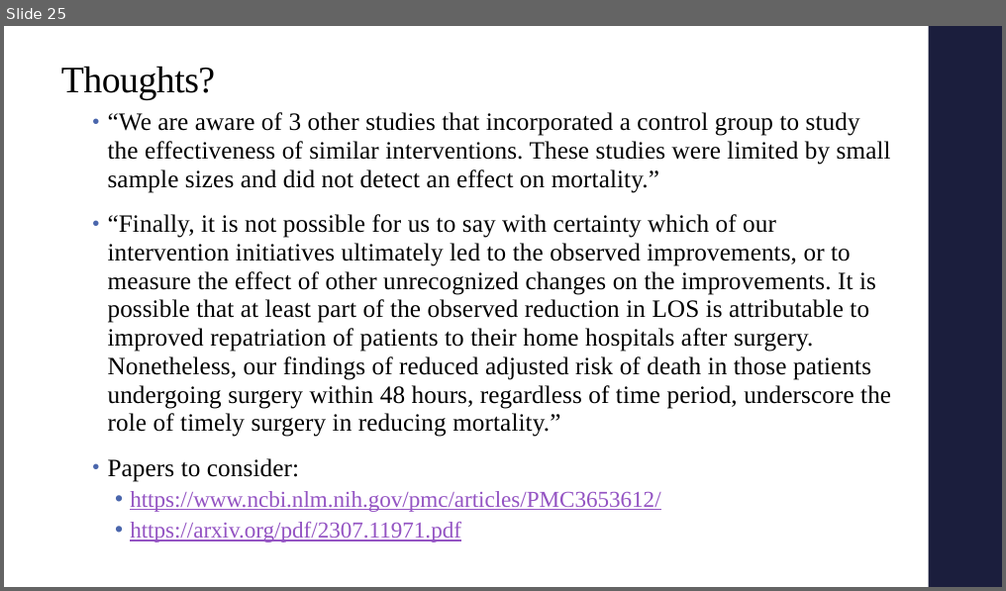
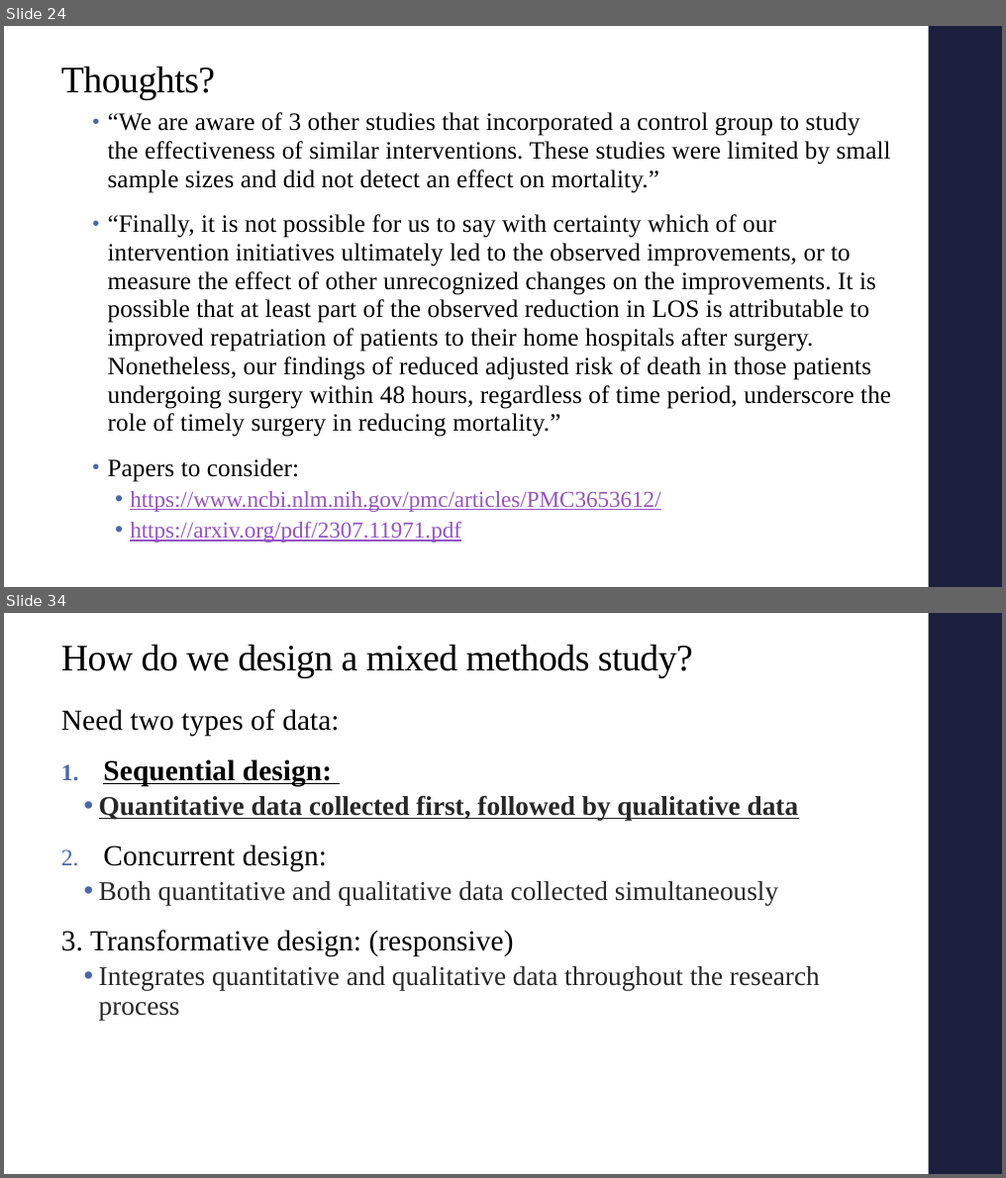
Before and after one commit to alex-hoagland/HAD5772, a slide deck: Lectures/Lecture10_SurvivalAnalysis_MixedMethods/Lecture10_SurvivalAnalysis_MixedMethods.pptx. Shown one above the other, each under a label of ours: slide 25 before the commit, slides 24 and 34 after it; the slides between them are not shown. The pictures are 1006x591 and 1006x1178 pixels, drawn with LibreOffice and Linux fonts; fonts in the diff are those of the drawing. Boxes give left, top, right and bottom in pixels: in the first picture for what was removed or moved away, otherwise in the second. Text is boxed around its words. In the diff, an @@ line names an element or a change of style, - is before the commit and + after.

```diff
--- a/Lectures/Lecture10_SurvivalAnalysis_MixedMethods/Lecture10_SurvivalAnalysis_MixedMethods.pptx
+++ b/Lectures/Lecture10_SurvivalAnalysis_MixedMethods/Lecture10_SurvivalAnalysis_MixedMethods.pptx
@@ slide 34 added at (4,613,1002,1174), background #FFFFFF; not listed: 1 template element that a slide beside it also shows @@
@@ title added at (61,644,693,678), 36 pt, text #000000 @@
+How do we design a mixed methods study?
@@ text added at (61,709,820,1020), 26 pt, text #262626 @@
+Need two types of data:
+1. Sequential design:
+  • Quantitative data collected first, followed by qualitative data
+2. Concurrent design:
+  • Both quantitative and qualitative data collected simultaneously
+3. Transformative design: (responsive)
+  • Integrates quantitative and qualitative data throughout the research process
@@ what was slide 25 is now slide 24 @@
```
Also in this commit, not shown: 1 slide changed, 24 other slides added, 1 slide removed.
